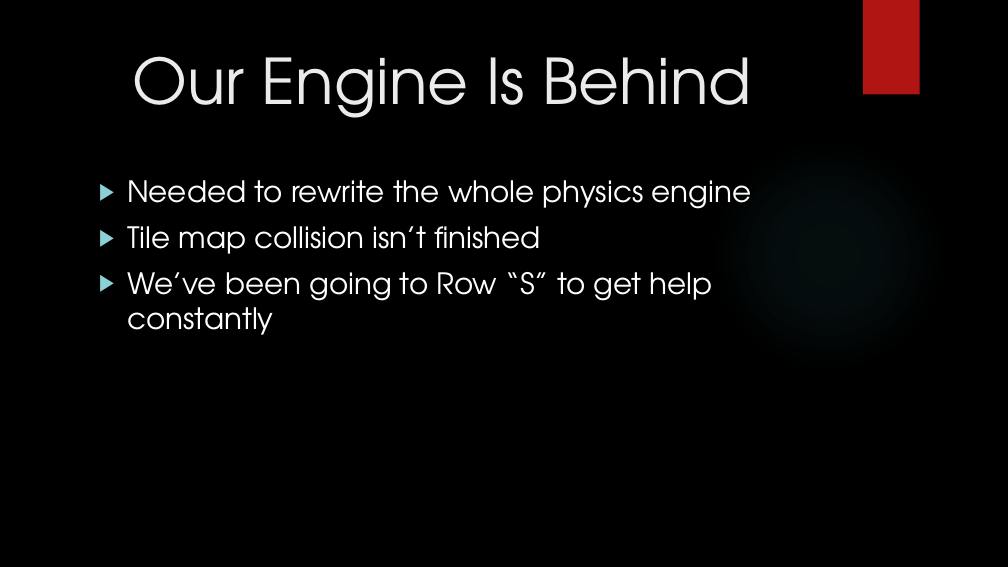
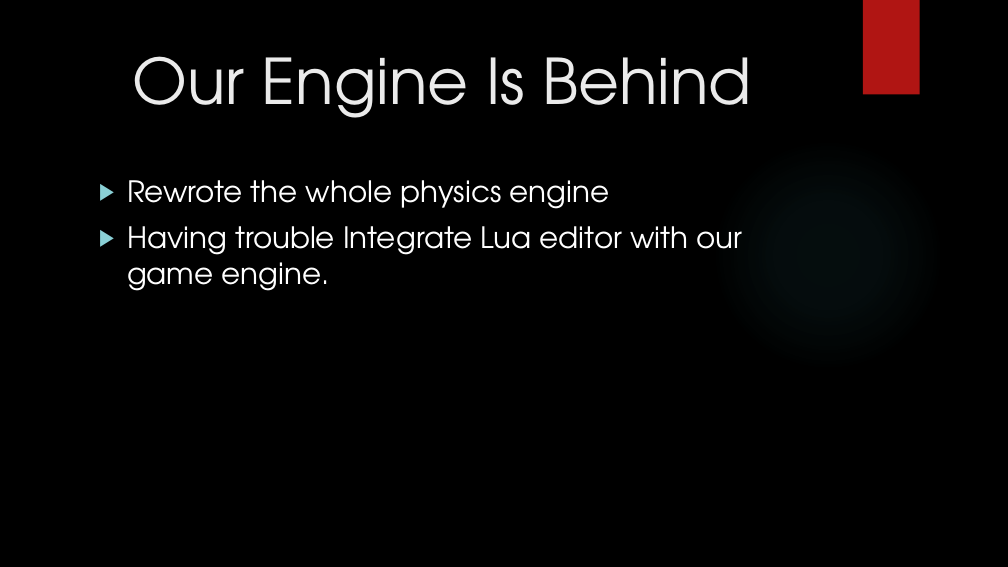
Before and after one commit to JiangdiGou/swole_team_6, a slide deck: slide 4 of Shared Files/SegmentPresentation.pptx. Drawn at 1008x567 pixels with LibreOffice and Linux fonts; fonts in the diff are those of the drawing; background and template pictures are left out. Boxes give left, top, right and bottom in pixels: in the first picture for what was removed or moved away, otherwise in the second. Text is boxed around its words. In the diff, an @@ line names an element or a change of style, - is before the commit and + after.

Commit message:
Edited one slide of the ppt on rish & mitigation. (@Josh)

```diff
--- a/Shared Files/SegmentPresentation.pptx
+++ b/Shared Files/SegmentPresentation.pptx
@@ text at <box>127,180,742,291</box>: text changed @@
-▶ Needed to rewrite the whole physics engine
-▶ Tile map collision isn’t finished
-▶ We’ve been going to Row “S” to get help constantly
+▶ Rewrote the whole physics engine
+▶ Having trouble Integrate Lua editor with our game engine.
```
